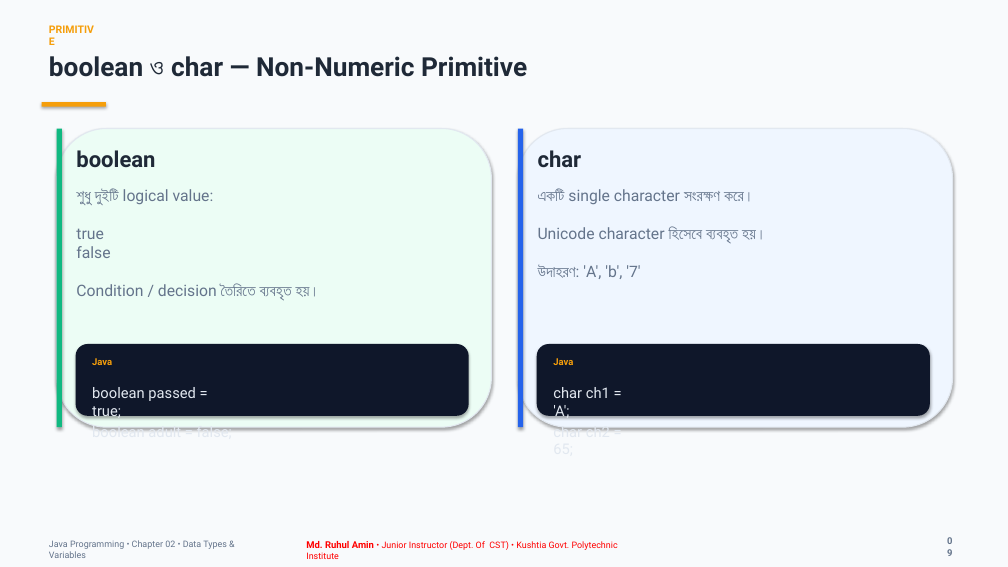
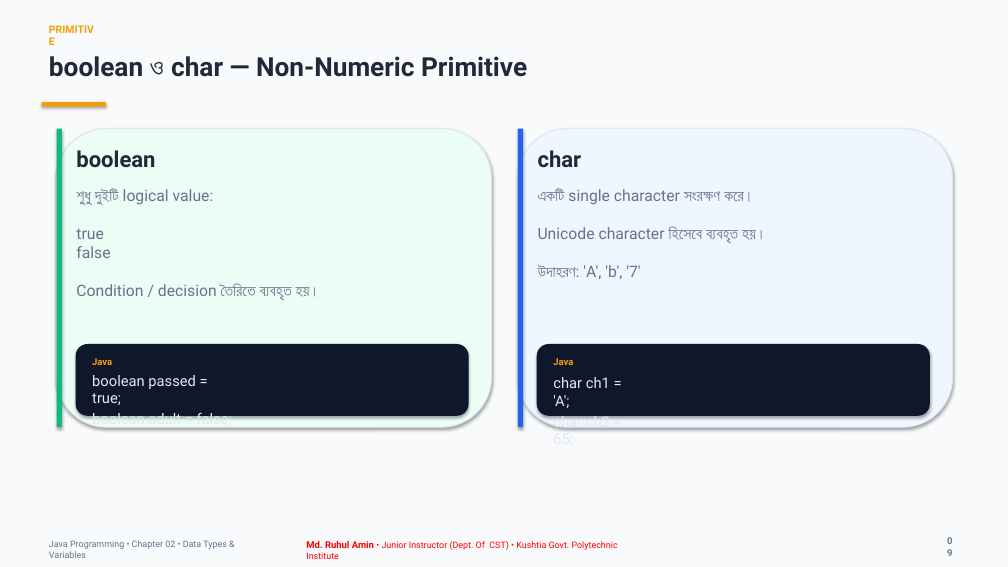
Before and after one commit to cseruhul/Class-Lecture, a slide deck: slide 9 of 04. Programming in java/Theory/Java_Chapter_2_Data_Types_and_Variables.pptx. Drawn at 1008x567 pixels with LibreOffice and Linux fonts; fonts in the diff are those of the drawing. Boxes give left, top, right and bottom in pixels: in the first picture for what was removed or moved away, otherwise in the second. Text is boxed around its words. In the diff, an @@ line names an element or a change of style, - is before the commit and + after.

Commit message:
New Lecture Slide added.

```diff
--- a/04. Programming in java/Theory/Java_Chapter_2_Data_Types_and_Variables.pptx
+++ b/04. Programming in java/Theory/Java_Chapter_2_Data_Types_and_Variables.pptx
@@ text "boolean passed = true;" rewrapped from [92,387,232,430] to [92,375,232,428] @@
@@ text "char ch1 = 'A';" rewrapped from [553,387,610,431] to [553,377,610,431] @@
```
Also in this commit, not shown: 1 other slide changed, 2 other files.
